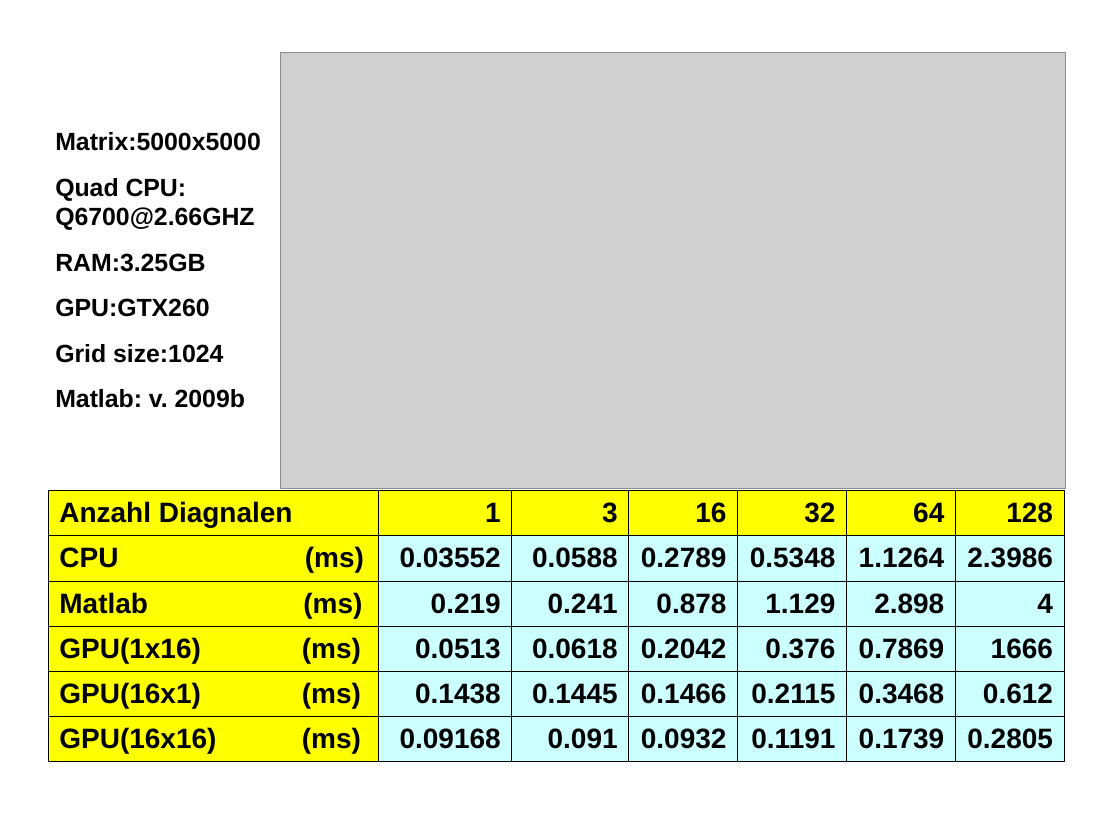
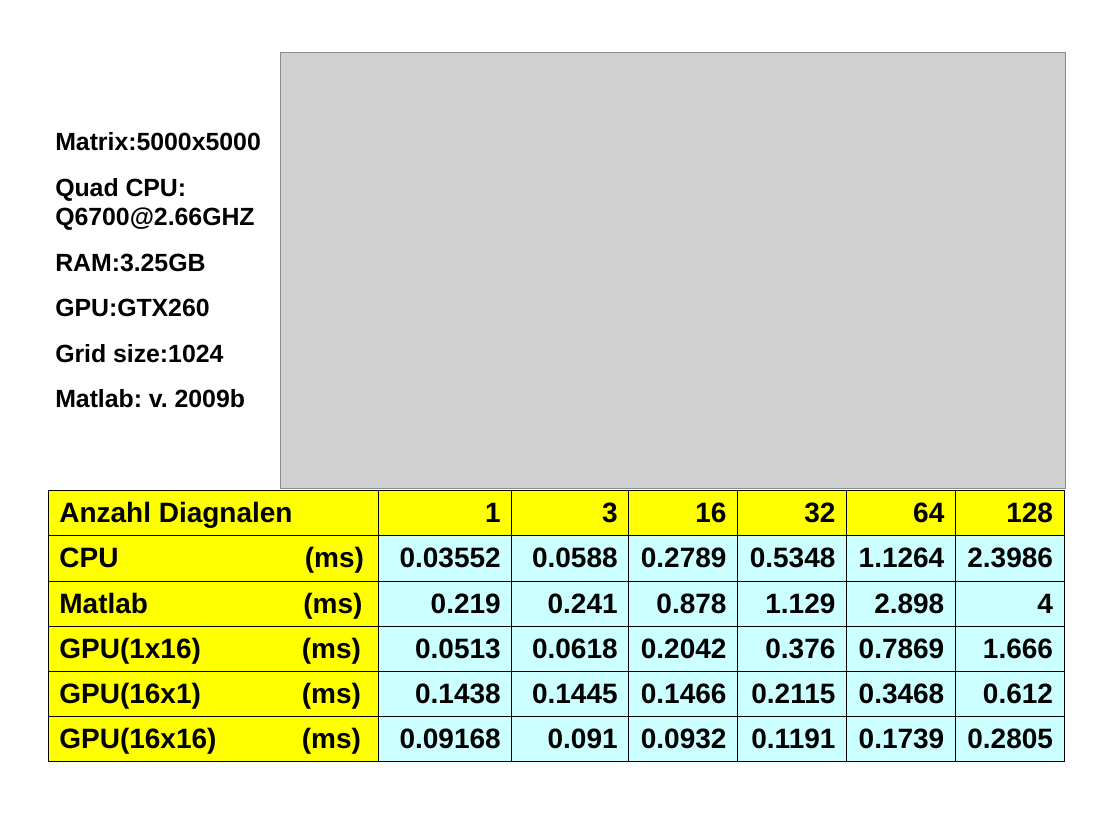
Before and after one commit to unconditional/projektarbeitcuda, a slide deck: slide 12 of Vortrag/tmp.ppt. Drawn at 1120x840 pixels with LibreOffice and Linux fonts; fonts in the diff are those of the drawing; grey boxes stand for pictures. Boxes give left, top, right and bottom in pixels: in the first picture for what was removed or moved away, otherwise in the second. Text is boxed around its words. In the diff, an @@ line names an element or a change of style, - is before the commit and + after.

Commit message:
fix table for vollmatrixmul

```diff
--- a/Vortrag/tmp.ppt
+++ b/Vortrag/tmp.ppt
@@ table at bbox=[48, 491, 1063, 760] @@
-row 4, column 7: 1666
+row 4, column 7: 1.666
```
